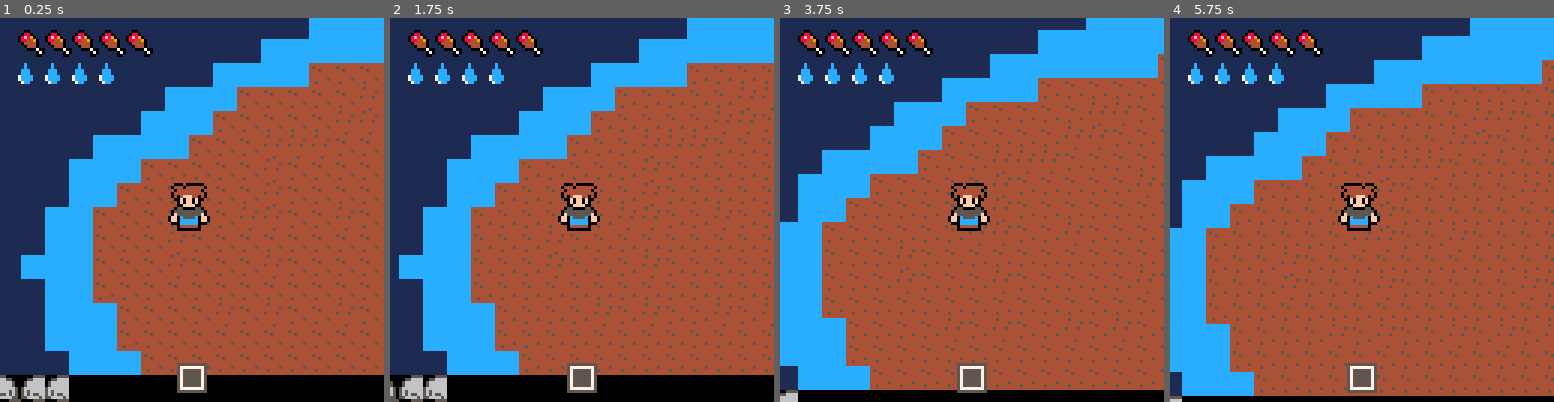
Above: before the commit, frames 1-4 (left to right).
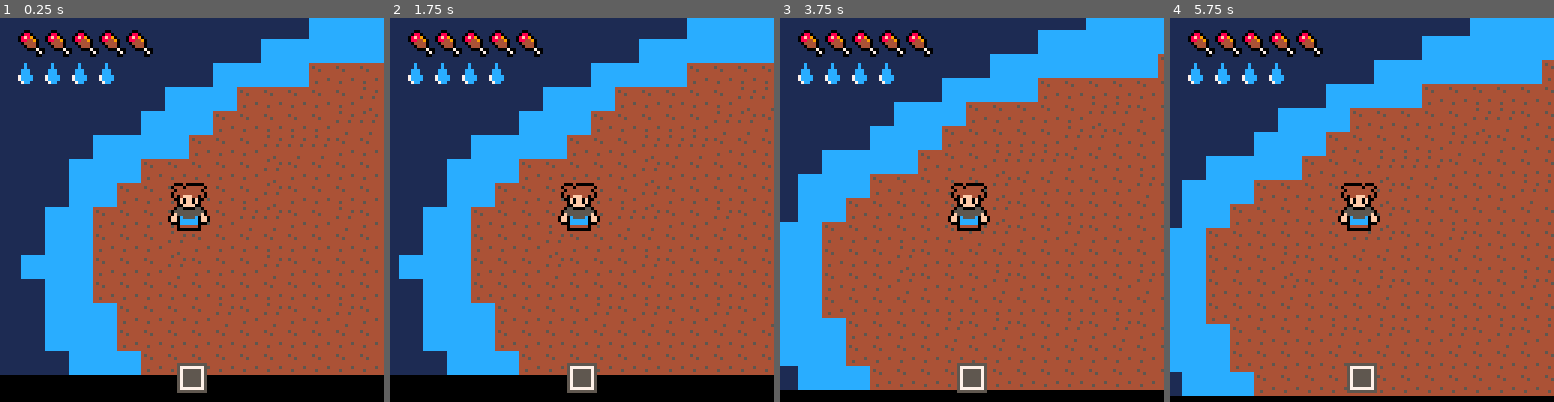
Above: after the commit, the same moments.

Repository: lucaslng/jamhacks-climatastrophe
Game: PICO-8 cartridge climate-collapse.p8
Same seed, same stepped clock (60 frames per second), same inputs: the game is played once before the commit and once after it.
Inputs:
- Up to frame 1 (0.25 s): no input
- Up to frame 2 (1.75 s): tap O (Z key) at 0.7, 1.7 s; hold Right from 1.6 s (still down)
- Up to frame 3 (3.75 s): release Right at 2.1 s; tap O (Z key) every 0.4 s from 2.1 to 3.7 s; hold Up 2.15-2.42 s; hold Right 2.47-3.03 s; hold Left 3.08-3.58 s; hold Down from 3.63 s (still down)
- Up to frame 4 (5.75 s): release Down at 3.97 s; hold Right 4.02-4.68 s; tap O (Z key) every 0.4 s from 4.1 to 5.7 s; hold Up 4.73-5.03 s; hold Left 5.08-5.68 s; hold Down from 5.73 s (still down)

The runs differ from the first frame. In frame 1, 1.0% of the frame differs, in the area x 0-18%, y 92-100%; in frame 2, 0.8%; in frame 3, 0.1%; in frame 4, less than 0.1%.

Commit message:
fix textures

Diff:
--- a/climate-collapse.p8
+++ b/climate-collapse.p8
@@ -239,10 +239,10 @@
 	map(0, 0, 0, 0, 200, 200)
 	palt(black, false)
 	palt(green, true)
-	spr(72, Player.x - 8, Player.y - 8, 2, 2, Player.fx)
+	spr(68, Player.x - 8, Player.y - 8, 2, 2, Player.fx)
 	palt()
 
-	foreach(tornadoes, function(t) spr(128 + (t.lifetime % 4) * 4, t.x - 16, t.y - 16, 4, 4) end)
+	foreach(tornadoes, function(t) spr(72 + (t.lifetime % 2) * 4, t.x - 16, t.y - 16, 4, 4) end)
 
 	foreach(
 		tsunamies, function(t)
Not shown, changed: 104 lines of the sprite sheet (__gfx__) section of climate-collapse.p8
